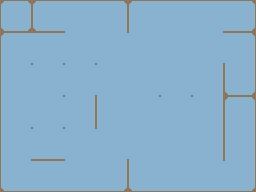
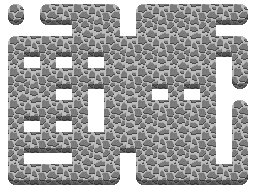
Comparing the layer stacks of the two 256 × 192 images. Changes:
added group "Rock" with 3 layers above "Sand" over (8, 4, 248, 185)
showed "Layer 3", opacity 100% → 43%, moved it into group "Rock", painted on it over (0, 0, 256, 192)
added layer "Layer 3 copy 12" in group "Rock" over (8, 4, 248, 185)
moved "Layer 1" into group "Rock", painted on it over (0, 0, 256, 192)
removed layer "Layer 4" over (0, 0, 256, 192)
hid "Template" over (0, 0, 256, 192)
